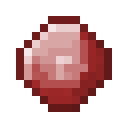
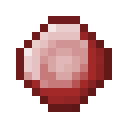
The second 128px x 128px image is a revision of the first. Changes to its layers:
painted on "Layer 0" over [24, 32, 96, 104]
